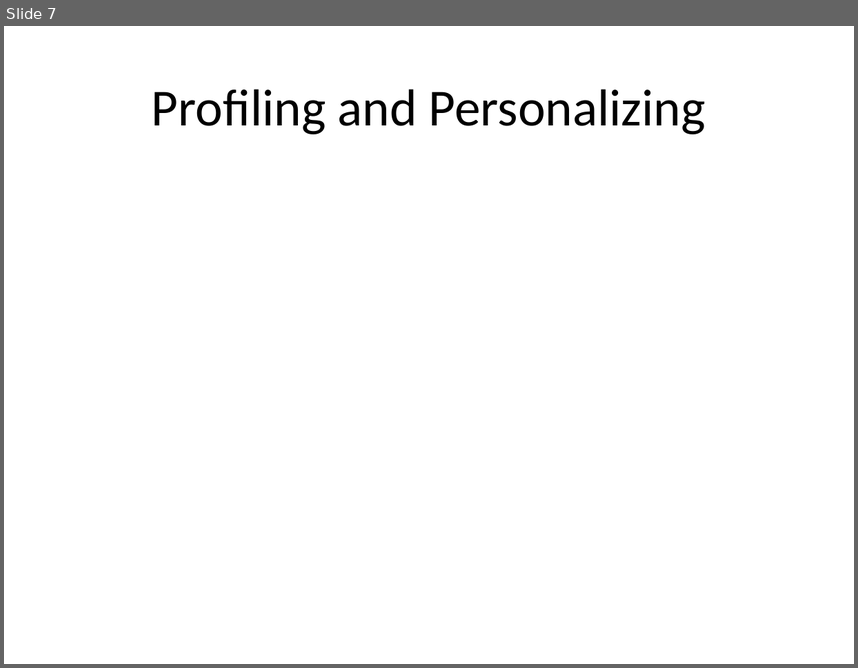
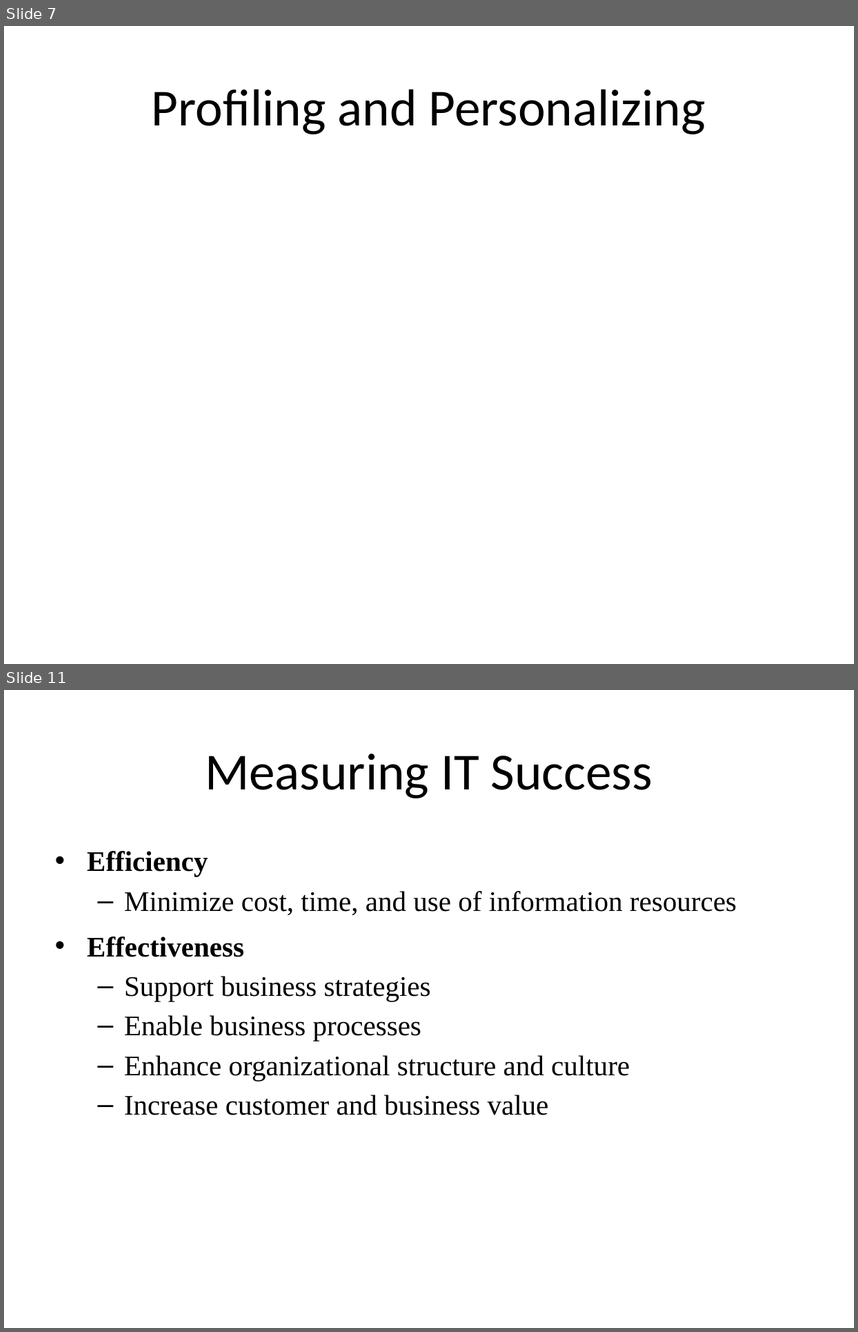
Before and after one commit to rifatbit0401/Human-Resource-Management-System, a slide deck: Presentation/HRMS.pptx. Shown one above the other, each under a label of ours: slide 7 before the commit, slides 7 and 11 after it; the slides between them are not shown. The pictures are 858x668 and 858x1332 pixels, drawn with LibreOffice and Linux fonts; fonts in the diff are those of the drawing. Boxes give left, top, right and bottom in pixels: in the first picture for what was removed or moved away, otherwise in the second. Text is boxed around its words. In the diff, an @@ line names an element or a change of style, - is before the commit and + after.

```diff
--- a/Presentation/HRMS.pptx
+++ b/Presentation/HRMS.pptx
@@ slide 11 added at <box>4,690,854,1328</box>, background #FFFFFF @@
@@ title added at <box>205,753,653,798</box>, 44 pt, text #000000 @@
+Measuring IT Success
@@ text added at <box>87,851,737,1115</box>, 24 pt, text #000000 @@
+• Efficiency
+  – Minimize cost, time, and use of information resources
+• Effectiveness
+  – Support business strategies
+  – Enable business processes
+  – Enhance organizational structure and culture
+  – Increase customer and business value
```
Also in this commit, not shown: 1 slide changed, 8 other slides added, 1 other file.
